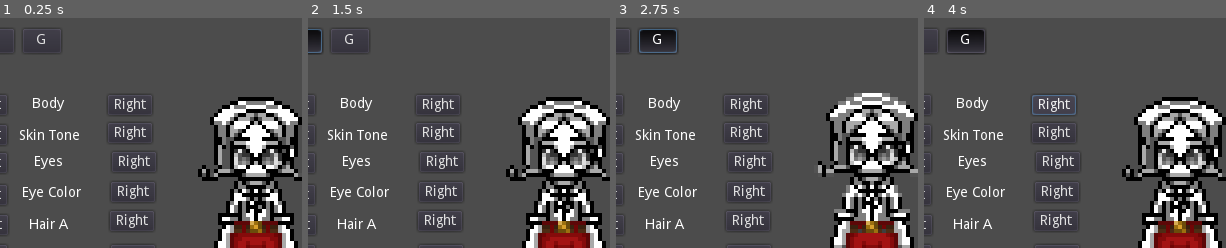
Above: before the commit, frames 1-4 (left to right).
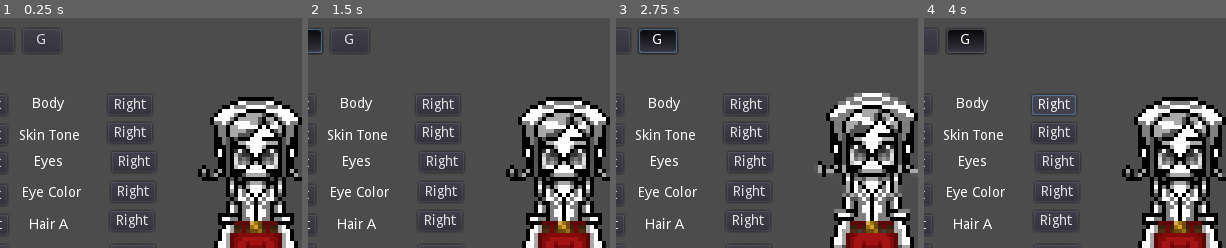
Above: after the commit, the same moments.

Repository: Bronsky91/godwood
Game: Godot game, scene res://Scenes/Menu.tscn
The game is run twice, just before and just after one commit, with the same random seed, the same clock (stepped at 60 frames per second) and the same inputs.
Inputs (mouse positions are % of the whole screen's width and height, from its top left):
- Up to frame 1 (0.25 s): no input
- Up to frame 2 (1.5 s): click (32, 4) at 0.52 s; type "Alex" at 0.6 s; click (83, 4) at 0.75 s; type "Alex" at 0.83 s; click "B" at 1.25 s
- Up to frame 3 (2.75 s): click "G" at 2 s
- Up to frame 4 (4 s): click "Left" at 2.75 s; click "Right" at 3.5 s
The pictures show only the part of the screen within x 9-59%, y 8-58%; the shares and areas given below are measured in that part.

The runs differ from the first frame. In frame 1, 3.0% of the frame differs, in the area x 70-98%, y 41-85%; in frame 2, 3.0%; in frame 3, 3.0%, in the area x 70-98%, y 39-84%; in frame 4, 3.0%.
Error before the commit: Invalid get index 'Accessory1:[Sprite:1331]' (on base: 'Dictionary'). (res://Scenes/PlayerSprites.gd:19)
Error after the commit: Invalid get index 'body' (on base: 'Dictionary'). (res://Scripts/CharacterCreation.gd:71)

Commit message:
Finished sort order json file and implementation. Z-Index values off

Diff:
--- a/Resources/JSON/z_index_player_library.json
+++ b/Resources/JSON/z_index_player_library.json
@@ -29,16 +29,89 @@
 		"back": 70,
 		"left": 60
     },
-    "Bottom A": {
+    "BottomA": {
         "front": 30,
 		"right": 90,
 		"back": 80,
 		"left": 90
     },
-    "Bottom B": {
+    "BottomB": {
         "front": 60,
 		"right": 120,
 		"back": 110,
 		"left": 120
+    },
+    "Eyes": {
+        "front": 120,
+		"right": 20,
+		"back": 10,
+		"left": 20
+    },
+    "HairA": {
+        "front": 140,
+		"right": 40,
+		"back": 50,
+		"left": 40
+    },
+    "HairB": {
+        "front": 10,
+		"right": 50,
+		"back": 160,
+		"left": 50
+    },
+    "HairC": {
+        "front": 160,
+		"right": 70,
+		"back": 60,
+		"left": 70
+    },
+    "HairD": {
+        "front": 170,
+		"right": 180,
+		"back": 170,
+		"left": 180
+    },
+    "Head": {
+        "front": 110,
+		"right": 10,
+		"back": 40,
+		"left": 10
+    },
+    "JacketA": {
+        "front": 80,
+		"right": 140,
+		"back": 120,
+		"left": 140
+    },
+    "JacketB": {
+        "front": 100,
+		"right": 160,
+		"back": 140,
+		"left": 160
+    },
+    "Shoes": {
+        "front": 40,
+		"right": 100,
+		"back": 90,
+		"left": 100
+    },
+    "TopA": {
+        "front": 50,
+		"right": 110,
+		"back": 100,
+		"left": 110
+    },
+    "TopB": {
+        "front": 90,
+		"right": 150,
+		"back": 130,
+		"left": 150
+    },
+    "Tools": {
+        "front": 200,
+		"right": 200,
+		"back": 200,
+		"left": 200
     }
+
 }
--- a/Scenes/PlayerSprites.gd
+++ b/Scenes/PlayerSprites.gd
@@ -15,8 +15,11 @@
 	return JSON.parse(text).result
 
 func set_z_indices(direction):
+	print(direction)
 	for sprite in get_children():
-		sprite.z_index = z_index_library[sprite][direction]
+		if sprite.name == "AnimationPlayer":
+			continue
+		sprite.z_index = z_index_library[sprite.name][direction]
 
 func _on_AnimationPlayer_animation_started(anim_name: String):
 	var direction = anim_name.split("_")[1]
--- a/Scenes/PlayerSprites.tscn
+++ b/Scenes/PlayerSprites.tscn
@@ -2,21 +2,21 @@
 
 [ext_resource path="res://Scenes/PlayerSprites.gd" type="Script" id=1]
 [ext_resource path="res://Resources/Shaders/PaletteSwap.shader" type="Shader" id=2]
-[ext_resource path="res://Assets/Character/Female/AvThn/Accessory 3/Female_AvThn_Accessory3_Idle_001.png" type="Texture" id=3]
+[ext_resource path="res://Assets/Character/Female/AvThn/Accessory3/Female_AvThn_Accessory3_Idle_001.png" type="Texture" id=3]
 [ext_resource path="res://Assets/Character/Female/AvThn/Arms/Female_AvThn_Arms_Idle.png" type="Texture" id=4]
 [ext_resource path="res://Assets/Character/Female/AvThn/Body/Female_AvThn_Body_Idle.png" type="Texture" id=5]
 [ext_resource path="res://Assets/Palettes/Bottom/Bottomcolor_000.png" type="Texture" id=6]
 [ext_resource path="res://Assets/Palettes/Bottom/Bottomcolor_001.png" type="Texture" id=7]
-[ext_resource path="res://Assets/Character/Female/AvThn/Bottom A/Female_AvThn_BottomA_Idle_001.png" type="Texture" id=8]
-[ext_resource path="res://Assets/Character/Female/AvThn/Bottom B/Female_AvThn_BottomB_Idle_001.png" type="Texture" id=9]
+[ext_resource path="res://Assets/Character/Female/AvThn/BottomA/Female_AvThn_BottomA_Idle_001.png" type="Texture" id=8]
+[ext_resource path="res://Assets/Character/Female/AvThn/BottomB/Female_AvThn_BottomB_Idle_001.png" type="Texture" id=9]
 [ext_resource path="res://Assets/Character/Female/AvThn/Eyes/Female_AvThn_Eyes_Idle_003.png" type="Texture" id=10]
-[ext_resource path="res://Assets/Character/Female/AvThn/Hair A/Female_AvThn_HairA_Idle_001.png" type="Texture" id=11]
-[ext_resource path="res://Assets/Character/Female/AvThn/Hair B/Female_AvThn_HairB_Idle_001.png" type="Texture" id=12]
-[ext_resource path="res://Assets/Character/Female/AvThn/Hair C/Female_AvThn_HairC_Idle_001.png" type="Texture" id=13]
+[ext_resource path="res://Assets/Character/Female/AvThn/HairA/Female_AvThn_HairA_Idle_001.png" type="Texture" id=11]
+[ext_resource path="res://Assets/Character/Female/AvThn/HairB/Female_AvThn_HairB_Idle_001.png" type="Texture" id=12]
+[ext_resource path="res://Assets/Character/Female/AvThn/HairC/Female_AvThn_HairC_Idle_001.png" type="Texture" id=13]
 [ext_resource path="res://Assets/Character/Female/AvThn/Head/Female_AvThn_Head_Idle.png" type="Texture" id=14]
 [ext_resource path="res://Assets/Character/Female/AvThn/Shoes/Female_AvThn_Shoes_Idle_001.png" type="Texture" id=15]
-[ext_resource path="res://Assets/Character/Female/AvThn/Top A/Female_AvThn_TopA_Idle_001.png" type="Texture" id=16]
-[ext_resource path="res://Assets/Character/Female/AvThn/Top B/Female_AvThn_TopB_Idle_001.png" type="Texture" id=17]
+[ext_resource path="res://Assets/Character/Female/AvThn/TopA/Female_AvThn_TopA_Idle_001.png" type="Texture" id=16]
+[ext_resource path="res://Assets/Character/Female/AvThn/TopB/Female_AvThn_TopB_Idle_001.png" type="Texture" id=17]
 [ext_resource path="res://Resources/Animations/idle_back.tres" type="Animation" id=18]
 [ext_resource path="res://Resources/Animations/idle_front.tres" type="Animation" id=19]
 [ext_resource path="res://Resources/Animations/idle_left.tres" type="Animation" id=20]
@@ -179,6 +179,8 @@
 hframes = 4
 frame = 12
 
+[node name="Tools" type="Sprite" parent="."]
+
 [node name="AnimationPlayer" type="AnimationPlayer" parent="."]
 anims/idle_back = ExtResource( 18 )
 anims/idle_front = ExtResource( 19 )
--- a/Scripts/CharacterCreation.gd
+++ b/Scripts/CharacterCreation.gd
@@ -1,24 +1,24 @@
 extends Node2D
 
 onready var player_sprite = {
-	'Accessory 1': $PlayerSprites/Accessory1,
-	'Accessory 2': $PlayerSprites/Accessory2,
-	'Accessory 3': $PlayerSprites/Accessory3,
+	'Accessory1': $PlayerSprites/Accessory1,
+	'Accessory2': $PlayerSprites/Accessory2,
+	'Accessory3': $PlayerSprites/Accessory3,
 	'Arms': $PlayerSprites/Arms,
 	'Body': $PlayerSprites/Body,
-	'Bottom A': $PlayerSprites/BottomA,
-	'Bottom B': $PlayerSprites/BottomB,
+	'BottomA': $PlayerSprites/BottomA,
+	'BottomB': $PlayerSprites/BottomB,
 	'Eyes': $PlayerSprites/Eyes,
-	'Hair A': $PlayerSprites/HairA,
-	'Hair B': $PlayerSprites/HairB,
-	'Hair C': $PlayerSprites/HairC,
-	'Hair D': $PlayerSprites/HairD,
+	'HairA': $PlayerSprites/HairA,
+	'HairB': $PlayerSprites/HairB,
+	'HairC': $PlayerSprites/HairC,
+	'HairD': $PlayerSprites/HairD,
 	'Head': $PlayerSprites/Head,
-	'Jacket A': $PlayerSprites/JacketA,
-	'Jacket B': $PlayerSprites/JacketB,
+	'JacketA': $PlayerSprites/JacketA,
+	'JacketB': $PlayerSprites/JacketB,
 	'Shoes': $PlayerSprites/Shoes,
-	'Top A': $PlayerSprites/TopA,
-	'Top B': $PlayerSprites/TopB
+	'TopA': $PlayerSprites/TopA,
+	'TopB': $PlayerSprites/TopB
 }
 
 var player_name: String
Not shown, removed: Assets/Character/Female/AvThn/Accessory 1/Female_AvThn_Accessory1_Idle_000.png.import
Not shown, removed: Assets/Character/Female/AvThn/Accessory 1/Female_AvThn_Accessory1_Idle_001.png.import
Not shown, removed: Assets/Character/Female/AvThn/Accessory 1/Female_AvThn_Accessory1_Idle_002.png.import
Not shown, removed: Assets/Character/Female/AvThn/Accessory 2/Female_AvThn_Accessory2_Idle_000.png.import
Not shown, removed: Assets/Character/Female/AvThn/Accessory 2/Female_AvThn_Accessory2_Idle_001.png.import
Not shown, removed: Assets/Character/Female/AvThn/Accessory 3/Female_AvThn_Accessory3_Idle_000.png.import
Not shown, removed: Assets/Character/Female/AvThn/Accessory 3/Female_AvThn_Accessory3_Idle_001.png.import
Renamed: Assets/Character/Female/AvThn/Accessory 1/Female_AvThn_Accessory1_Idle_000.png -> Assets/Character/Female/AvThn/Accessory1/Female_AvThn_Accessory1_Idle_000.png
Not shown, added: Assets/Character/Female/AvThn/Accessory1/Female_AvThn_Accessory1_Idle_000.png.import
Renamed: Assets/Character/Female/AvThn/Accessory 1/Female_AvThn_Accessory1_Idle_001.png -> Assets/Character/Female/AvThn/Accessory1/Female_AvThn_Accessory1_Idle_001.png
Not shown, added: Assets/Character/Female/AvThn/Accessory1/Female_AvThn_Accessory1_Idle_001.png.import
Renamed: Assets/Character/Female/AvThn/Accessory 1/Female_AvThn_Accessory1_Idle_002.png -> Assets/Character/Female/AvThn/Accessory1/Female_AvThn_Accessory1_Idle_002.png
(and 69 more such lines)
